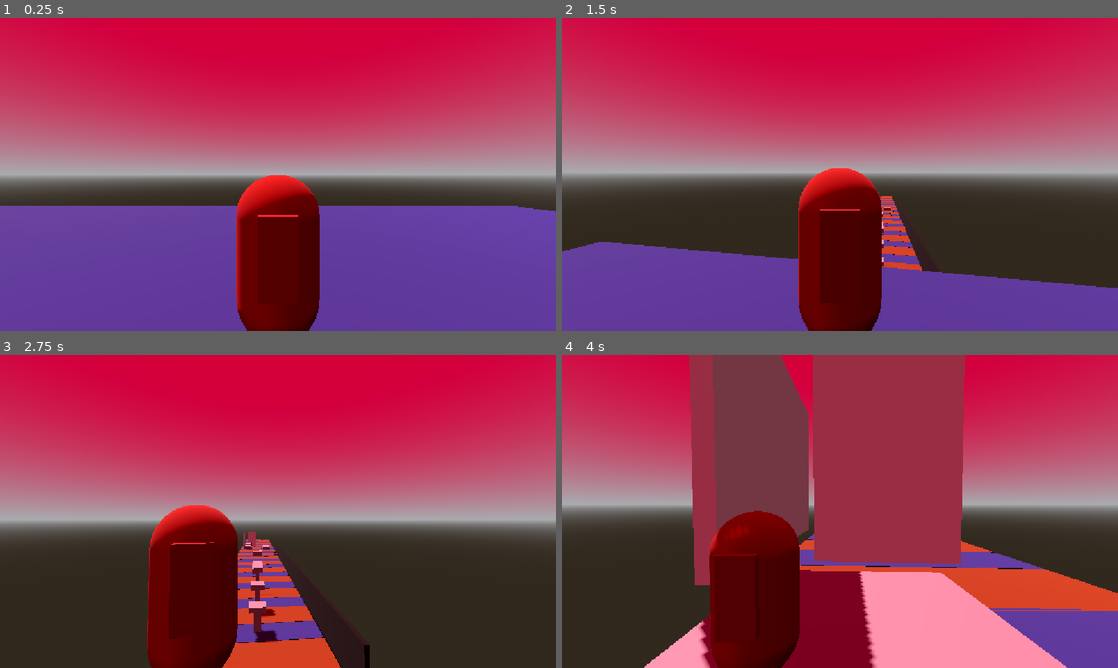
Above: before the commit, frames 1-4 (two rows, left to right).
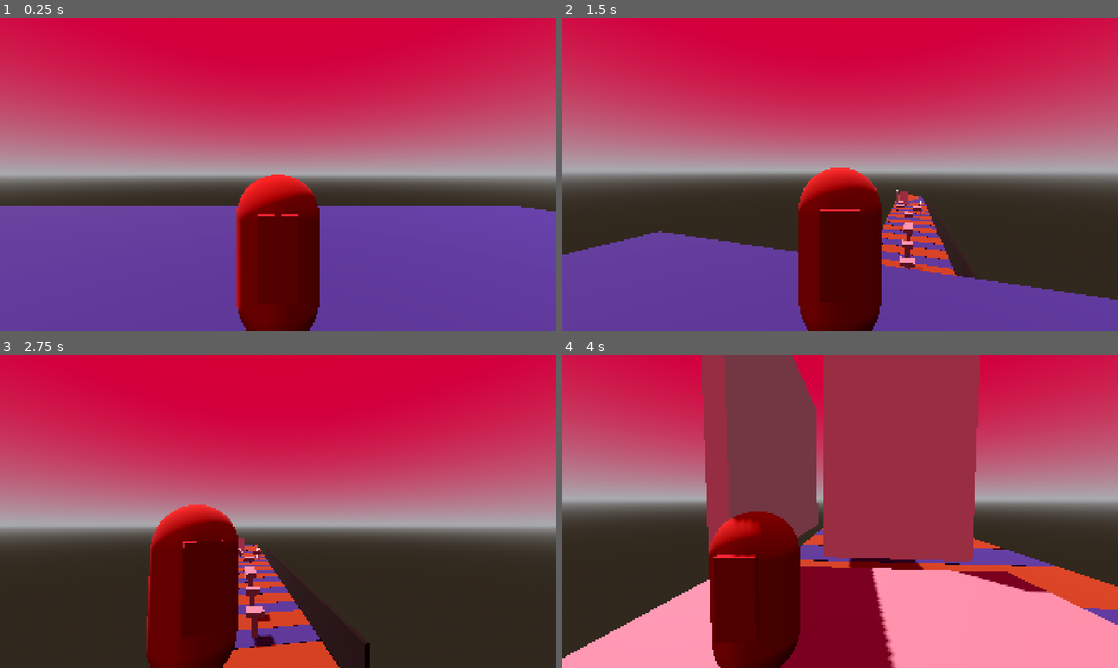
Above: after the commit, the same moments.

Repository: KillerJan3045/Abyss-World-Like
Game: Godot game, scene res://Scenes/test_area.tscn
Same seed, same stepped clock (60 frames per second), same inputs: the game is played once before the commit and once after it. The engine's default icon, where the game draws it, is replaced by a stand-in: a white triangle on a blue panel in a dark square.
Inputs (mouse positions are in pixels of both pictures, inside the frame that each line leads up to):
- Up to frame 1 (0.25 s): no input
- Up to frame 2 (1.5 s): move the mouse to (867, 174) at 0.52 s; hold Space (jump) 0.53-1.28 s; hold W (up) from 0.53 s (still down); move the mouse to (812, 174) at 1.27 s; tap Alt (camera lock) at 1.35 s
- Up to frame 3 (2.75 s): keep holding W (up); tap Space (jump) at 1.52, 1.55, 1.82 s; move the mouse to (289, 505) at 2.02 s; hold Space (jump) from 2.03 s (still down); tap C (camera mode) at 2.1 s
- Up to frame 4 (4 s): move the mouse to (834, 517) at 2.77 s; release Space (jump) at 2.78 s; tap Tab (mouse unlock) at 2.85 s; tap Space (jump) at 3.02, 3.05, 3.32 s; move the mouse to (1006, 558) at 3.52 s; release W (up) at 3.53 s; hold A (left) from 3.53 s (still down); hold Space (jump) from 3.53 s (still down); tap 1 (one) at 3.6 s

The runs differ from the first frame. In frame 1, 0.1% of the frame differs, in the area x 42-100%, y 50-100%; in frame 2, 4.2%; in frame 3, 6.8%; in frame 4, 20%, in the area x 0-100%, y 0-100%.

Commit message:
Another Update

Diff:
--- a/abyss-world-test/Scenes/Player.tscn
+++ b/abyss-world-test/Scenes/Player.tscn
@@ -235,6 +235,10 @@
 &"tap_jump": SubResource("Animation_52ee3")
 }
 
+[sub_resource type="CapsuleShape3D" id="CapsuleShape3D_kyqiw"]
+radius = 0.5366211
+height = 2.0205078
+
 [node name="Player" type="CharacterBody3D" unique_id=1833712706]
 collision_layer = 2
 floor_stop_on_slope = false
@@ -274,12 +278,12 @@
 
 [node name="WallRayCastL" type="RayCast3D" parent="WallRayCasts" unique_id=503156111]
 transform = Transform3D(0.70710677, 0, 0.70710677, 0, 1, 0, -0.70710677, 0, 0.70710677, -0.25, 0.133, -0.348)
-target_position = Vector3(0, 0, -0.25)
+target_position = Vector3(0, 0, -0.3)
 hit_from_inside = true
 
 [node name="WallRayCastR" type="RayCast3D" parent="WallRayCasts" unique_id=1757597679]
 transform = Transform3D(0.7071067, 0, -0.7071067, 0, 1, 0, 0.7071067, 0, 0.7071067, 0.25740048, 0.133, -0.30354857)
-target_position = Vector3(0, 0, -0.25)
+target_position = Vector3(0, 0, -0.3)
 hit_from_inside = true
 
 [node name="WallRayCastCenter" type="RayCast3D" parent="WallRayCasts" unique_id=1531665225]
@@ -289,12 +293,12 @@
 
 [node name="WallRayCastL2" type="RayCast3D" parent="WallRayCasts" unique_id=1977798552]
 transform = Transform3D(0.70710677, 0, 0.70710677, 0, 1, 0, -0.70710677, 0, 0.70710677, -0.25, 0.6, -0.348)
-target_position = Vector3(0, 0, -0.25)
+target_position = Vector3(0, 0, -0.3)
 hit_from_inside = true
 
 [node name="WallRayCastR2" type="RayCast3D" parent="WallRayCasts" unique_id=1592255369]
 transform = Transform3D(0.7071067, 0, -0.7071067, 0, 1, 0, 0.7071067, 0, 0.7071067, 0.25740048, 0.5995884, -0.30354857)
-target_position = Vector3(0, 0, -0.25)
+target_position = Vector3(0, 0, -0.3)
 hit_from_inside = true
 
 [node name="WallRayCastCenter2" type="RayCast3D" parent="WallRayCasts" unique_id=1060282058]
@@ -304,12 +308,12 @@
 
 [node name="WallRayCastL3" type="RayCast3D" parent="WallRayCasts" unique_id=1309885886]
 transform = Transform3D(0.70710677, 0, 0.70710677, 0, 1, 0, -0.70710677, 0, 0.70710677, -0.25, -0.483, -0.348)
-target_position = Vector3(0, 0, -0.25)
+target_position = Vector3(0, 0, -0.3)
 hit_from_inside = true
 
 [node name="WallRayCastR3" type="RayCast3D" parent="WallRayCasts" unique_id=1021273618]
 transform = Transform3D(0.7071067, 0, -0.7071067, 0, 1, 0, 0.7071067, 0, 0.7071067, 0.25740048, -0.48270738, -0.30354857)
-target_position = Vector3(0, 0, -0.25)
+target_position = Vector3(0, 0, -0.3)
 hit_from_inside = true
 
 [node name="WallRayCastCenter3" type="RayCast3D" parent="WallRayCasts" unique_id=2080989664]
@@ -319,12 +323,12 @@
 
 [node name="WallRayCastL4" type="RayCast3D" parent="WallRayCasts" unique_id=407580325]
 transform = Transform3D(0.70710677, 0, 0.70710677, 0, 1, 0, -0.70710677, 0, 0.70710677, -0.25, -0.189, -0.348)
-target_position = Vector3(0, 0, -0.25)
+target_position = Vector3(0, 0, -0.3)
 hit_from_inside = true
 
 [node name="WallRayCastR4" type="RayCast3D" parent="WallRayCasts" unique_id=1981367966]
 transform = Transform3D(0.7071067, 0, -0.7071067, 0, 1, 0, 0.7071067, 0, 0.7071067, 0.25740048, -0.18851984, -0.30354857)
-target_position = Vector3(0, 0, -0.25)
+target_position = Vector3(0, 0, -0.3)
 hit_from_inside = true
 
 [node name="WallRayCastCenter4" type="RayCast3D" parent="WallRayCasts" unique_id=705736373]
@@ -334,12 +338,12 @@
 
 [node name="WallRayCastL5" type="RayCast3D" parent="WallRayCasts" unique_id=593223660]
 transform = Transform3D(0.70710677, 0, 0.70710677, 0, 1, 0, -0.70710677, 0, 0.70710677, -0.25, 0.351, -0.348)
-target_position = Vector3(0, 0, -0.25)
+target_position = Vector3(0, 0, -0.3)
 hit_from_inside = true
 
 [node name="WallRayCastR5" type="RayCast3D" parent="WallRayCasts" unique_id=2062692777]
 transform = Transform3D(0.7071067, 0, -0.7071067, 0, 1, 0, 0.7071067, 0, 0.7071067, 0.25740048, 0.3505519, -0.30354857)
-target_position = Vector3(0, 0, -0.25)
+target_position = Vector3(0, 0, -0.3)
 hit_from_inside = true
 
 [node name="WallRayCastCenter5" type="RayCast3D" parent="WallRayCasts" unique_id=1254842669]
@@ -349,12 +353,12 @@
 
 [node name="WallRayCastL6" type="RayCast3D" parent="WallRayCasts" unique_id=1611284604]
 transform = Transform3D(0.70710677, 0, 0.70710677, 0, 1, 0, -0.70710677, 0, 0.70710677, -0.25, 0.351, -0.348)
-target_position = Vector3(0, 0, -0.25)
+target_position = Vector3(0, 0, -0.3)
 hit_from_inside = true
 
 [node name="WallRayCastR6" type="RayCast3D" parent="WallRayCasts" unique_id=1637165302]
 transform = Transform3D(0.7071067, 0, -0.7071067, 0, 1, 0, 0.7071067, 0, 0.7071067, 0.25740048, 0.3505519, -0.30354857)
-target_position = Vector3(0, 0, -0.25)
+target_position = Vector3(0, 0, -0.3)
 hit_from_inside = true
 
 [node name="WallRayCastCenter6" type="RayCast3D" parent="WallRayCasts" unique_id=1965187161]
@@ -364,12 +368,12 @@
 
 [node name="WallRayCastL7" type="RayCast3D" parent="WallRayCasts" unique_id=1778816557]
 transform = Transform3D(0.70710677, 0, 0.70710677, 0, 1, 0, -0.70710677, 0, 0.70710677, -0.25, 0.824, -0.245)
-target_position = Vector3(0, 0, -0.25)
+target_position = Vector3(0, 0, -0.3)
 hit_from_inside = true
 
 [node name="WallRayCastR7" type="RayCast3D" parent="WallRayCasts" unique_id=1669439325]
 transform = Transform3D(0.7071067, 0, -0.7071067, 0, 1, 0, 0.7071067, 0, 0.7071067, 0.25740048, 0.8237349, -0.20006572)
-target_position = Vector3(0, 0, -0.25)
+target_position = Vector3(0, 0, -0.3)
 hit_from_inside = true
 
 [node name="WallRayCastCenter7" type="RayCast3D" parent="WallRayCasts" unique_id=1071359144]
@@ -379,12 +383,12 @@
 
 [node name="WallRayCastL8" type="RayCast3D" parent="WallRayCasts" unique_id=1080406726]
 transform = Transform3D(0.70710677, 0, 0.70710677, 0, 1, 0, -0.70710677, 0, 0.70710677, -0.25, 0.709, -0.245)
-target_position = Vector3(0, 0, -0.25)
+target_position = Vector3(0, 0, -0.3)
 hit_from_inside = true
 
 [node name="WallRayCastR8" type="RayCast3D" parent="WallRayCasts" unique_id=1624288301]
 transform = Transform3D(0.7071067, 0, -0.7071067, 0, 1, 0, 0.7071067, 0, 0.7071067, 0.25740048, 0.70945776, -0.20006572)
-target_position = Vector3(0, 0, -0.25)
+target_position = Vector3(0, 0, -0.3)
 hit_from_inside = true
 
 [node name="WallRayCastCenter8" type="RayCast3D" parent="WallRayCasts" unique_id=1796211477]
@@ -394,12 +398,12 @@
 
 [node name="WallRayCastL9" type="RayCast3D" parent="WallRayCasts" unique_id=218911284]
 transform = Transform3D(0.70710677, 0, 0.70710677, 0, 1, 0, -0.70710677, 0, 0.70710677, -0.25, 0.48, -0.245)
-target_position = Vector3(0, 0, -0.25)
+target_position = Vector3(0, 0, -0.3)
 hit_from_inside = true
 
 [node name="WallRayCastR9" type="RayCast3D" parent="WallRayCasts" unique_id=578037646]
 transform = Transform3D(0.7071067, 0, -0.7071067, 0, 1, 0, 0.7071067, 0, 0.7071067, 0.25740048, 0.48007, -0.20006572)
-target_position = Vector3(0, 0, -0.25)
+target_position = Vector3(0, 0, -0.3)
 hit_from_inside = true
 
 [node name="WallRayCastCenter9" type="RayCast3D" parent="WallRayCasts" unique_id=1062181377]
@@ -409,12 +413,12 @@
 
 [node name="WallRayCastL10" type="RayCast3D" parent="WallRayCasts" unique_id=1149966533]
 transform = Transform3D(0.70710677, 0, 0.70710677, 0, 1, 0, -0.70710677, 0, 0.70710677, -0.25, 0.231, -0.245)
-target_position = Vector3(0, 0, -0.25)
+target_position = Vector3(0, 0, -0.3)
 hit_from_inside = true
 
 [node name="WallRayCastR10" type="RayCast3D" parent="WallRayCasts" unique_id=1216207578]
 transform = Transform3D(0.7071067, 0, -0.7071067, 0, 1, 0, 0.7071067, 0, 0.7071067, 0.25740048, 0.2308768, -0.20006572)
-target_position = Vector3(0, 0, -0.25)
+target_position = Vector3(0, 0, -0.3)
 hit_from_inside = true
 
 [node name="WallRayCastCenter10" type="RayCast3D" parent="WallRayCasts" unique_id=100943782]
@@ -424,12 +428,12 @@
 
 [node name="WallRayCastL11" type="RayCast3D" parent="WallRayCasts" unique_id=251483238]
 transform = Transform3D(0.70710677, 0, 0.70710677, 0, 1, 0, -0.70710677, 0, 0.70710677, -0.25, -0.051, -0.245)
-target_position = Vector3(0, 0, -0.25)
+target_position = Vector3(0, 0, -0.3)
 hit_from_inside = true
 
 [node name="WallRayCastR11" type="RayCast3D" parent="WallRayCasts" unique_id=1829170169]
 transform = Transform3D(0.7071067, 0, -0.7071067, 0, 1, 0, 0.7071067, 0, 0.7071067, 0.25740048, -0.05073297, -0.20006572)
-target_position = Vector3(0, 0, -0.25)
+target_position = Vector3(0, 0, -0.3)
 hit_from_inside = true
 
 [node name="WallRayCastCenter11" type="RayCast3D" parent="WallRayCasts" unique_id=1843512638]
@@ -439,12 +443,12 @@
 
 [node name="WallRayCastL12" type="RayCast3D" parent="WallRayCasts" unique_id=644373036]
 transform = Transform3D(0.70710677, 0, 0.70710677, 0, 1, 0, -0.70710677, 0, 0.70710677, -0.25, -0.379, -0.245)
-target_position = Vector3(0, 0, -0.25)
+target_position = Vector3(0, 0, -0.3)
 hit_from_inside = true
 
 [node name="WallRayCastR12" type="RayCast3D" parent="WallRayCasts" unique_id=711496409]
 transform = Transform3D(0.7071067, 0, -0.7071067, 0, 1, 0, 0.7071067, 0, 0.7071067, 0.25740048, -0.37852103, -0.20006572)
-target_position = Vector3(0, 0, -0.25)
+target_position = Vector3(0, 0, -0.3)
 hit_from_inside = true
 
 [node name="WallRayCastCenter12" type="RayCast3D" parent="WallRayCasts" unique_id=173161084]
@@ -454,12 +458,12 @@
 
 [node name="WallRayCastR13" type="RayCast3D" parent="WallRayCasts" unique_id=1125220497]
 transform = Transform3D(0.7071067, 0, -0.7071067, 0, 1, 0, 0.7071067, 0, 0.7071067, 0.25740048, -0.7136632, -0.20006572)
-target_position = Vector3(0, 0, -0.25)
+target_position = Vector3(0, 0, -0.3)
 hit_from_inside = true
 
 [node name="WallRayCastL13" type="RayCast3D" parent="WallRayCasts" unique_id=1408651184]
 transform = Transform3D(0.70710677, 0, 0.70710677, 0, 1, 0, -0.70710677, 0, 0.70710677, -0.25, -0.714, -0.245)
-target_position = Vector3(0, 0, -0.25)
+target_position = Vector3(0, 0, -0.3)
 hit_from_inside = true
 
 [node name="WallRayCastCenter15" type="RayCast3D" parent="WallRayCasts" unique_id=48613821]
@@ -485,3 +489,9 @@
 [node name="AnimationPlayer" type="AnimationPlayer" parent="." unique_id=1856611325]
 libraries/ = SubResource("AnimationLibrary_dewec")
 autoplay = &"Idle"
+
+[node name="Area3D" type="Area3D" parent="." unique_id=1503732632]
+collision_layer = 4
+
+[node name="CollisionShape3D" type="CollisionShape3D" parent="Area3D" unique_id=2037845551]
+shape = SubResource("CapsuleShape3D_kyqiw")
--- a/abyss-world-test/Scenes/test_area.tscn
+++ b/abyss-world-test/Scenes/test_area.tscn
@@ -103,14 +103,14 @@
 size = Vector3(5.290039, 2.4355469, 6.5057373)
 
 [node name="Platform8" type="CSGBox3D" parent="Terrain" unique_id=1852049152]
-transform = Transform3D(1, 0, 0, 0, 1, 0, 0, 0, 1, -8.09051, 5.974472, -161.73915)
-use_collision = true
-size = Vector3(5.290039, 2.4355469, 6.5057373)
+transform = Transform3D(1, 0, 0, 0, 1, 0, 0, 0, 1, -8.09051, 6.381668, -161.38512)
+use_collision = true
+size = Vector3(8.219727, 1.6331177, 7.213806)
 
 [node name="Platform9" type="CSGBox3D" parent="Terrain" unique_id=1255659677]
-transform = Transform3D(1, 0, 0, 0, 1, 0, 0, 0, 1, -8.09051, 5.974472, -183.52081)
-use_collision = true
-size = Vector3(5.290039, 2.4355469, 6.5057373)
+transform = Transform3D(1, 0, 0, 0, 1, 0, 0, 0, 1, -6.8041945, 6.1439056, -186.97055)
+use_collision = true
+size = Vector3(9.098267, 2.0966797, 13.405212)
 
 [node name="Floor" type="Node3D" parent="." unique_id=2131827435]
 
@@ -335,6 +335,12 @@
 size = Vector3(1, 15.382935, 19.45166)
 material = SubResource("StandardMaterial3D_daxpn")
 
+[node name="CSGBox3D4" type="CSGBox3D" parent="." unique_id=1341785548]
+transform = Transform3D(1, 0, 0, 0, 1, 0, 0, 0, 1, 11.001402, 3.6831102, -157.78043)
+use_collision = true
+size = Vector3(1, 15.382935, 19.45166)
+material = SubResource("StandardMaterial3D_daxpn")
+
 [node name="CSGBox3D3" type="CSGBox3D" parent="." unique_id=1154631509]
 transform = Transform3D(0.024810001, 0, 0.99969214, 0, 1, 0, -0.99969214, 0, 0.024810001, -6.0857425, 13.500301, -171.31798)
 use_collision = true
--- a/abyss-world-test/Scripts/character_body_3d.gd
+++ b/abyss-world-test/Scripts/character_body_3d.gd
@@ -2,57 +2,17 @@
 
 @onready var jump_timer: Timer = $StartUpTimer
 @onready var slope_ray_cast: RayCast3D = $SlopeRayCast
-@onready var wall_ray_casts: Array[RayCast3D] = [
-	$WallRayCasts/WallRayCastL,
-	$WallRayCasts/WallRayCastR,
-	$WallRayCasts/WallRayCastCenter,
-	$WallRayCasts/WallRayCastL2,
-	$WallRayCasts/WallRayCastR2,
-	$WallRayCasts/WallRayCastCenter2,
-	$WallRayCasts/WallRayCastL3,
-	$WallRayCasts/WallRayCastR3,
-	$WallRayCasts/WallRayCastCenter3,
-	$WallRayCasts/WallRayCastL4,
-	$WallRayCasts/WallRayCastR4,
-	$WallRayCasts/WallRayCastCenter4,
-	$WallRayCasts/WallRayCastL5,
-	$WallRayCasts/WallRayCastR5,
-	$WallRayCasts/WallRayCastCenter5,
-	$WallRayCasts/WallRayCastL6,
-	$WallRayCasts/WallRayCastR6,
-	$WallRayCasts/WallRayCastL7,
-	$WallRayCasts/WallRayCastR7,
-	$WallRayCasts/WallRayCastCenter7,
-	$WallRayCasts/WallRayCastL8,
-	$WallRayCasts/WallRayCastR8,
-	$WallRayCasts/WallRayCastCenter8,
-	$WallRayCasts/WallRayCastL9,
-	$WallRayCasts/WallRayCastR9,
-	$WallRayCasts/WallRayCastCenter9,
-	$WallRayCasts/WallRayCastL10,
-	$WallRayCasts/WallRayCastR10,
-	$WallRayCasts/WallRayCastCenter10,
-	$WallRayCasts/WallRayCastL11,
-	$WallRayCasts/WallRayCastR11,
-	$WallRayCasts/WallRayCastCenter11,
-	$WallRayCasts/WallRayCastL12,
-	$WallRayCasts/WallRayCastR12,
-	$WallRayCasts/WallRayCastCenter12,
-	$WallRayCasts/WallRayCastL13,
-	$WallRayCasts/WallRayCastR13,
-	$WallRayCasts/WallRayCastL13,
-	$WallRayCasts/WallRayCastCenter15
-]
+@onready var wall_ray_casts: Array[RayCast3D] = []
 var wall_ray_collision: bool = false
 #-----------------------------Camera Stuff--------------------------------------
 var cam_mode: int = 0
 @onready var pivot: Node3D = $CamOrigin
-@export var sens = 0.2
+var sens = 0.2
 @onready var camera: Camera3D = $CamOrigin/CameraDistance/Camera3D
 @onready var camera_distance: SpringArm3D = $CamOrigin/CameraDistance
 var min_zoom: float = 2.5
 var max_zoom: float = 6.0
-@export var zoom_speed: float = 0.5
+@export var zoom_speed: float = 0.25
 var camera_lock: bool = false
 var mouse_unlocked:bool = false
 var mouse_mode: int = 0
@@ -76,33 +36,32 @@
 @export var max_jump_distance: float = 20.0
 
 #-------------------------------Movement---------------------------------------#
-var speed = 5.0
+var speed = 6.0
 var run_speed = 2 # Multiplier za run
 var was_in_air: bool = false
-var recent_reset = Vector3.ZERO
+var recent_reset = Vector3(0, 2, 0)
 #==============================================================================#
 func _ready() -> void:
 	camera_distance.add_excluded_object(self)
 	Input.mouse_mode = Input.MOUSE_MODE_CAPTURED
 
+	for child in $WallRayCasts.get_children():
+		if child is RayCast3D:
+			wall_ray_casts.append(child)
 #==============================================================================#
 func _physics_process(delta: float) -> void:
-	if slope_ray_cast.is_colliding():
-		var normal = slope_ray_cast.get_collision_normal()
-
-		if normal.y < 0.99:
-			var slide_dir = Vector3.DOWN.slide(normal).normalized()
-			velocity += slide_dir * gravity * delta
-
-	if (is_on_floor() or slope_ray_cast.is_colliding()) and !camera_lock:
-		animation_reset(delta)
-
+	var in_air: bool = not is_on_floor()
+	for ray in wall_ray_casts:
+		ray.enabled = in_air
+
+
+	slope_slide(delta)
 	state_machine()
 	reset()
 	camera_position()
 	handle_movement()
 	handle_jump(delta)
-	quit()
+
 	my_gravity(delta)
 
 	#--------------------------------#
@@ -116,7 +75,6 @@
 
 	move_and_slide()
 
-
 #==============================================================================#
 #- - - - - - - - - - - - - - - Funcy Town - - - - - - - - - - - - - - - - - - -#
 #==============================================================================#
@@ -132,7 +90,7 @@
 		can_walk = false
 		is_jumping = true
 
-	#==============================Calculations================================#
+	#============================Calculations==================================#
 	if Input.is_action_pressed("jump") and is_jumping:
 		if jump_timer.time_left == 0.0:
 			jump_force = min(jump_force + 0.1667, max_jump_force)
@@ -144,19 +102,13 @@
 				$AnimationPlayer.queue("Max_Charge")
 
 	#==============================Cancel Jump=================================#
-	if Input.is_action_pressed("cancel jump"):
+	if Input.is_action_pressed("cancel jump") and is_on_floor():
 		jump_force = default_jump
 		jump_distance = default_distance
 		can_walk = true
 		is_jumping = false
 		$AnimationPlayer.stop()
-	#==============================Wall Jump===================================#
-	if not is_on_floor():
-		for ray in wall_ray_casts:
-			if ray.is_colliding():
-				var wall_normal: Vector3 = ray.get_collision_normal()
-				velocity = velocity.bounce(wall_normal)
-				break
+
 	#==============================Released Jump===============================#
 	if Input.is_action_just_released("jump") and is_jumping and (is_on_floor() or slope_ray_cast.is_colliding()):
 		if jump_force == max_jump_force:
@@ -174,6 +126,46 @@
 		is_jumping = false
 		$Body.rotation.y = 0
 		$WallRayCasts.rotation.y = 0
+		recent_reset = global_position
+
+	#==============================Wall Jump===================================#
+	if not is_on_floor():
+		for ray in wall_ray_casts:
+			ray.enabled = true
+
+			if ray.is_colliding():
+				var wall_normal: Vector3 = ray.get_collision_normal()
+
+				# 1. Capture the EXACT incoming horizontal speed (never let it shrink)
+				var incoming_h_vel: Vector3 = Vector3(velocity.x, 0.0, velocity.z)
+				var entry_speed: float = max(incoming_h_vel.length(), speed * 1.2)
+
+				# 2. Calculate pure bounce direction
+				var bounce_dir: Vector3 = incoming_h_vel.bounce(wall_normal)
+				bounce_dir.y = 0.0
+
+				# 3. Handle shallow angles: Ensure minimum push-off angle from wall normal
+				# If dot product is too low, force a minimum 30-degree deflection off the wall
+				var min_deflection: float = 0.35 # Prevents sliding parallel/losing speed
+				if bounce_dir.normalized().dot(wall_normal) < min_deflection:
+					# Push the bounce direction away from the wall normal
+					bounce_dir = (bounce_dir.normalized() + wall_normal * min_deflection).normalized()
+				else:
+					bounce_dir = bounce_dir.normalized()
+
+				# 4. Apply the FULL original entry speed to the new direction
+				velocity.x = bounce_dir.x * entry_speed
+				velocity.z = bounce_dir.z * entry_speed
+
+				# 5. Nudge character off wall to prevent sticking on next frame
+				global_position += wall_normal * 0.15
+
+				# 6. Turn body visual
+				if bounce_dir.length_squared() > 0.001:
+					$Body.global_transform.basis = Basis.looking_at(bounce_dir, Vector3.UP)
+					$WallRayCasts.global_transform.basis = Basis.looking_at(bounce_dir, Vector3.UP)
+
+				break
 
 #==============================================================================#
 func handle_movement():
@@ -186,16 +178,19 @@
 
 	else:
 		if is_on_floor():
-			velocity.x = move_toward(velocity.x, 0, speed)
-			velocity.z = move_toward(velocity.z, 0, speed)
+			velocity.x = 0
+			velocity.z = 0
 
 		else:
 			velocity.x = move_toward(velocity.x, 0, 0.05)
 			velocity.z = move_toward(velocity.z, 0, 0.05)
 
-#==============================================================================#
+#===============================Quit===========================================#
 func quit():
 	if Input.is_action_pressed("quit"):
+		get_tree().quit()
+func _unhandled_input(event: InputEvent) -> void:
+	if event.is_action_pressed("quit"):
 		get_tree().quit()
 
 #============================CAMERA CONTROLS===================================#
@@ -273,6 +268,7 @@
 		recent_reset = global_position
 	if Input.is_action_just_pressed("Reset"):
 		$".".global_position = recent_reset
+		velocity = Vector3.ZERO
 
 #==============================================================================#
 func animation_reset(delta):
@@ -285,3 +281,23 @@
 		$AnimationPlayer.play("Idle")
 
 #==============================================================================#
+func time_slow():
+	Engine.time_scale = 0.5
+	pass
+
+#==============================================================================#
+func resolution():
+	ProjectSettings.set_setting("display/window/size/width",1600)
+	ProjectSettings.set_setting("display/window/size/height",800)
+
+ #==============================================================================#
+func slope_slide(delta):
+	if slope_ray_cast.is_colliding():
+		var normal = slope_ray_cast.get_collision_normal()
+
+		if normal.y < 0.99:
+			var slide_dir = Vector3.DOWN.slide(normal).normalized()
+			velocity += slide_dir * gravity * delta
+
+	if (is_on_floor() or slope_ray_cast.is_colliding()) and !camera_lock:
+		animation_reset(delta)
--- a/abyss-world-test/project.godot
+++ b/abyss-world-test/project.godot
@@ -17,6 +17,8 @@
 
 [display]
 
+window/size/viewport_width=1920
+window/size/viewport_height=1080
 window/stretch/mode="canvas_items"
 window/stretch/aspect="expand"
 
@@ -98,6 +100,7 @@
 
 3d_physics/layer_1="Terrain"
 3d_physics/layer_2="Player"
+3d_physics/layer_3="Player Rays"
 
 [physics]
 
